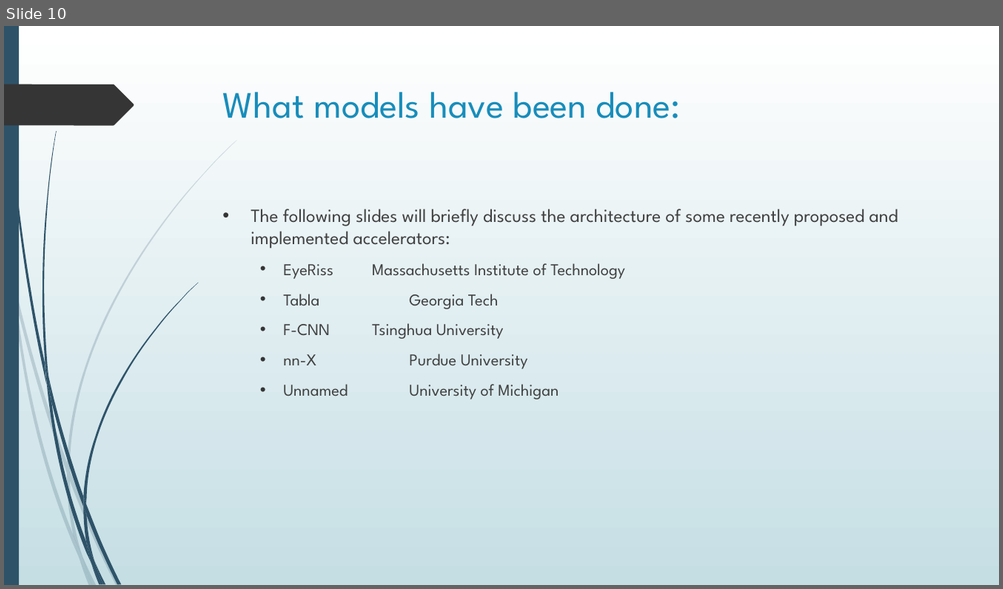
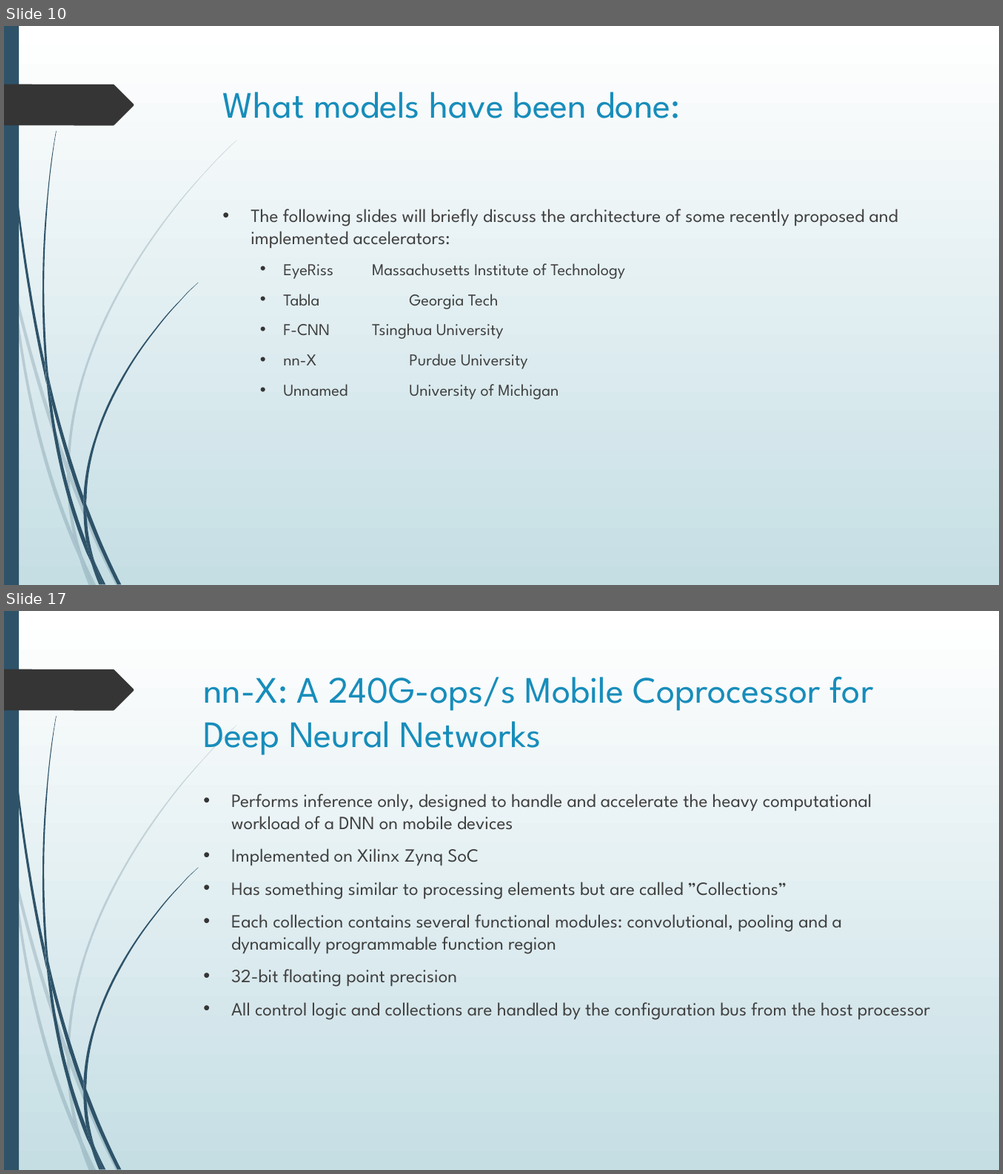
Before and after one commit to erikgroving/NeuralNetworkHardwareAccelerator, a slide deck: WeeklyPresentations/update1_02_11.pptx. Shown one above the other, each under a label of ours: slide 10 before the commit, slides 10 and 17 after it; the slides between them are not shown. The pictures are 1003x589 and 1003x1174 pixels, drawn with LibreOffice and Linux fonts; fonts in the diff are those of the drawing. Boxes give left, top, right and bottom in pixels: in the first picture for what was removed or moved away, otherwise in the second. Text is boxed around its words. In the diff, an @@ line names an element or a change of style, - is before the commit and + after.

```diff
--- a/WeeklyPresentations/update1_02_11.pptx
+++ b/WeeklyPresentations/update1_02_11.pptx
@@ slide 17 added at (4, 611, 999, 1170), background gradient #FFFFFF to #C5DEE5; not listed: 24 template elements that a slide beside it also shows @@
@@ title added at (203, 676, 874, 755), 36 pt, text #178DBB @@
+nn-X: A 240G-ops/s Mobile Coprocessor for Deep Neural Networks
@@ text added at (231, 794, 930, 1020), 18 pt, text #404040 @@
+• Performs inference only, designed to handle and accelerate the heavy computational workload of a DNN on mobile devices
+• Implemented on Xilinx Zynq SoC
+• Has something similar to processing elements but are called ”Collections”
+• Each collection contains several functional modules: convolutional, pooling and a dynamically programmable function region
+• 32-bit floating point precision
+• All control logic and collections are handled by the configuration bus from the host processor
```
Also in this commit, not shown: 3 slides changed, 9 other slides added.
